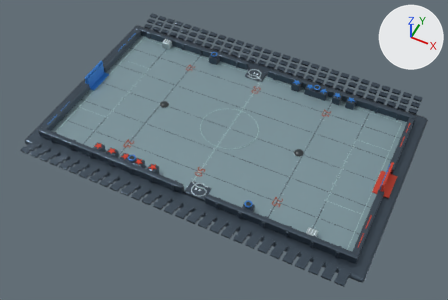
A saved change to the Blender file assets/arena.blend.
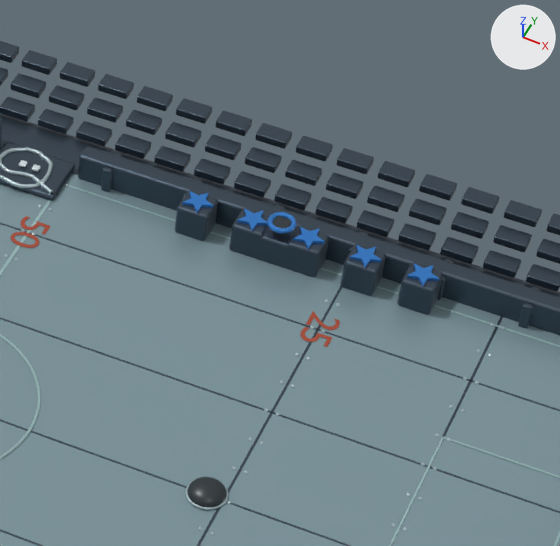
The first picture shows the older version from a 50 mm camera at (25.0, -51.6, 59.8) aimed at (0.5, -2.5, -1.5). The close-ups show the older and then the newer version on the part from 56% to 86% of the width and 11% to 55% of the height of that picture. Only the edits that show in the close-ups are written down. Lighting does not change. The marker at upper right points along +X, +Y and +Z.

The scene before the commit, as lines of its bpy script (objects in view):
```python
ob_grandstand_165 = bpy.data.objects.new('Grandstand.165', me_cube_243)
ob_grandstand_165.location = (9.0, 15.82, 1.0)
ob_grandstand_165.scale = (1.5, 1.4, 1.0)
ob_star_0_0 = bpy.data.objects.new('Star_0_0', me_star_0_0)
ob_star_0_0.location = (0.0, 0.0, 0.0)
ob_star_0_1 = bpy.data.objects.new('Star_0_1', me_star_0_1)
ob_star_0_1.location = (0.0, 0.0, 0.0)
ob_star_0_2 = bpy.data.objects.new('Star_0_2', me_star_0_2)
ob_star_0_2.location = (0.0, 0.0, 0.0)
ob_star_0_3 = bpy.data.objects.new('Star_0_3', me_star_0_3)
ob_star_0_3.location = (0.0, 0.0, 0.0)
ob_star_0_4 = bpy.data.objects.new('Star_0_4', me_star_0_4)
ob_star_0_4.location = (0.0, 0.0, 0.0)
ob_target_housing = bpy.data.objects.new('Target housing', me_cube_252)
ob_target_housing.location = (5.0, 11.2, 0.6)
ob_target_housing_001 = bpy.data.objects.new('Target housing.001', me_cube_253)
ob_target_housing_001.location = (7.0, 11.2, 0.6)
ob_target_housing_002 = bpy.data.objects.new('Target housing.002', me_cube_254)
ob_target_housing_002.location = (9.0, 11.2, 0.6)
# also in view: 'Grandstand.099' at (-3.0, 14.0, 0.2); 'Grandstand.138' at (12.0, 14.9, 0.6); 'Grandstand.130' at (0.0, 14.9, 0.6); 'Grandstand.137' at (10.5, 14.9, 0.6); 'Grandstand.166' at (10.5, 15.8, 1.0)
```
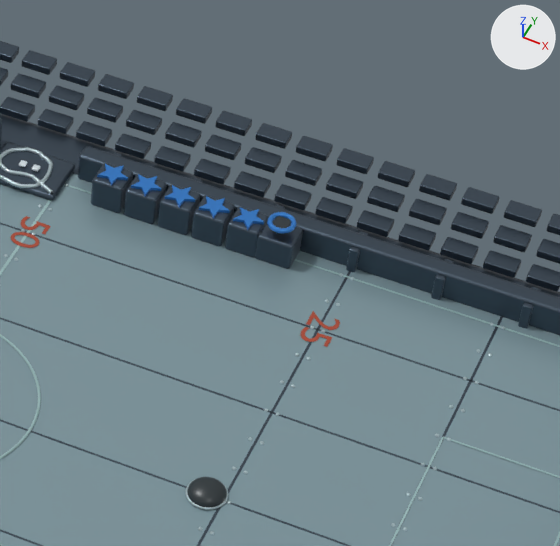
Where the change shows, as pixel boxes (x1, y1, x2, y2) in the close-ups (560 x 546 px):
```json
{"object": "Target housing.003", "change": "moved", "before": [341, 244, 386, 296], "after": [124, 174, 167, 224]}
{"object": "Target housing.004", "change": "moved", "before": [397, 262, 443, 315], "after": [91, 163, 133, 213]}
{"object": "Target housing.002", "change": "moved", "before": [286, 226, 329, 277], "after": [157, 185, 200, 235]}
{"object": "Target housing", "change": "moved", "before": [175, 190, 218, 241], "after": [225, 206, 269, 258]}
{"object": "Target housing.001", "change": "moved", "before": [229, 208, 270, 259], "after": [191, 195, 234, 246]}
{"object": "Star_0_3", "change": "moved", "before": [350, 245, 382, 268], "after": [131, 174, 162, 196]}
{"object": "Star_0_4", "change": "moved", "before": [407, 263, 439, 287], "after": [97, 164, 128, 186]}
{"object": "Star_0_0", "change": "moved", "before": [182, 191, 213, 214], "after": [233, 207, 264, 230]}
{"object": "Star_0_2", "change": "moved", "before": [293, 227, 325, 249], "after": [164, 185, 196, 207]}
{"object": "Star_0_1", "change": "moved", "before": [237, 208, 268, 231], "after": [199, 196, 230, 219]}
```

Scene script edits in JSON lines:
```json
{"block": "me_star_0_0", "where": "# used by ob_star_0_0; location = (0.0, 0.0, 0.0)"}
{"op": "remove", "block": "me_star_0_0", "code": "me_star_0_0.from_pydata(...)  # 10 vertices, 1 face; spans x 4.555..5.55, y 10.677..11.723, z 1.3"}
{"op": "add", "block": "me_star_0_0", "code": "me_star_0_0.from_pydata(...)  # 10 vertices, 1 face; spans x 6.399..7.394, y 10.677..11.723, z 1.3"}
{"block": "me_star_0_0", "change": "me_star_0_0 part 1: the whole mesh is moved by (1.844, 0.0, 0.0)"}
{"block": "me_star_0_1", "where": "# used by ob_star_0_1; location = (0.0, 0.0, 0.0)"}
{"op": "remove", "block": "me_star_0_1", "code": "me_star_0_1.from_pydata(...)  # 10 vertices, 1 face; spans x 6.555..7.55, y 10.677..11.723, z 1.3"}
{"op": "add", "block": "me_star_0_1", "code": "me_star_0_1.from_pydata(...)  # 10 vertices, 1 face; spans x 5.155..6.15, y 10.677..11.723, z 1.3"}
{"block": "me_star_0_1", "change": "me_star_0_1 part 2: the whole mesh is moved by (-1.4, 0.0, 0.0)"}
{"block": "me_star_0_2", "where": "# used by ob_star_0_2; location = (0.0, 0.0, 0.0)"}
{"op": "remove", "block": "me_star_0_2", "code": "me_star_0_2.from_pydata(...)  # 10 vertices, 1 face; spans x 8.555..9.55, y 10.677..11.723, z 1.3"}
{"op": "add", "block": "me_star_0_2", "code": "me_star_0_2.from_pydata(...)  # 10 vertices, 1 face; spans x 3.911..4.906, y 10.677..11.723, z 1.3"}
{"block": "me_star_0_2", "change": "me_star_0_2 part 3: the whole mesh is moved by (-4.644, 0.0, 0.0)"}
{"block": "me_star_0_3", "where": "# used by ob_star_0_3; location = (0.0, 0.0, 0.0)"}
{"op": "remove", "block": "me_star_0_3", "code": "me_star_0_3.from_pydata(...)  # 10 vertices, 1 face; spans x 10.555..11.55, y 10.677..11.723, z 1.3"}
{"op": "add", "block": "me_star_0_3", "code": "me_star_0_3.from_pydata(...)  # 10 vertices, 1 face; spans x 2.666..3.661, y 10.677..11.723, z 1.3"}
{"block": "me_star_0_3", "change": "me_star_0_3 part 4: the whole mesh is moved by (-7.889, 0.0, 0.0)"}
{"block": "me_star_0_4", "where": "# used by ob_star_0_4; location = (0.0, 0.0, 0.0)"}
{"op": "remove", "block": "me_star_0_4", "code": "me_star_0_4.from_pydata(...)  # 10 vertices, 1 face; spans x 12.555..13.55, y 10.677..11.723, z 1.3"}
{"op": "add", "block": "me_star_0_4", "code": "me_star_0_4.from_pydata(...)  # 10 vertices, 1 face; spans x 1.422..2.417, y 10.677..11.723, z 1.3"}
{"block": "me_star_0_4", "change": "me_star_0_4 part 5: the whole mesh is moved by (-11.133, 0.0, 0.0)"}
{"op": "set", "path": "ob_target_housing.location", "old": "(5.0, 11.2, 0.6)", "new": "(6.84, 11.2, 0.6)"}
{"op": "set", "path": "ob_target_housing_001.location", "old": "(7.0, 11.2, 0.6)", "new": "(5.6, 11.2, 0.6)"}
{"op": "set", "path": "ob_target_housing_002.location", "old": "(9.0, 11.2, 0.6)", "new": "(4.36, 11.2, 0.6)"}
{"op": "set", "path": "ob_target_housing_003.location", "old": "(11.0, 11.2, 0.6)", "new": "(3.11, 11.2, 0.6)"}
{"op": "set", "path": "ob_target_housing_004.location", "old": "(13.0, 11.2, 0.6)", "new": "(1.87, 11.2, 0.6)"}
```
